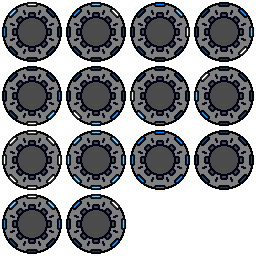
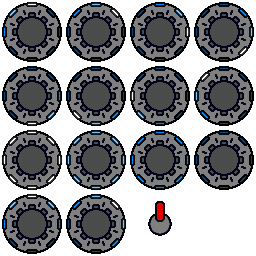
Layered file, before and after one edit (256×256). Changes by layer:
added layer "Pasted Layer" over [148,201,172,236]
